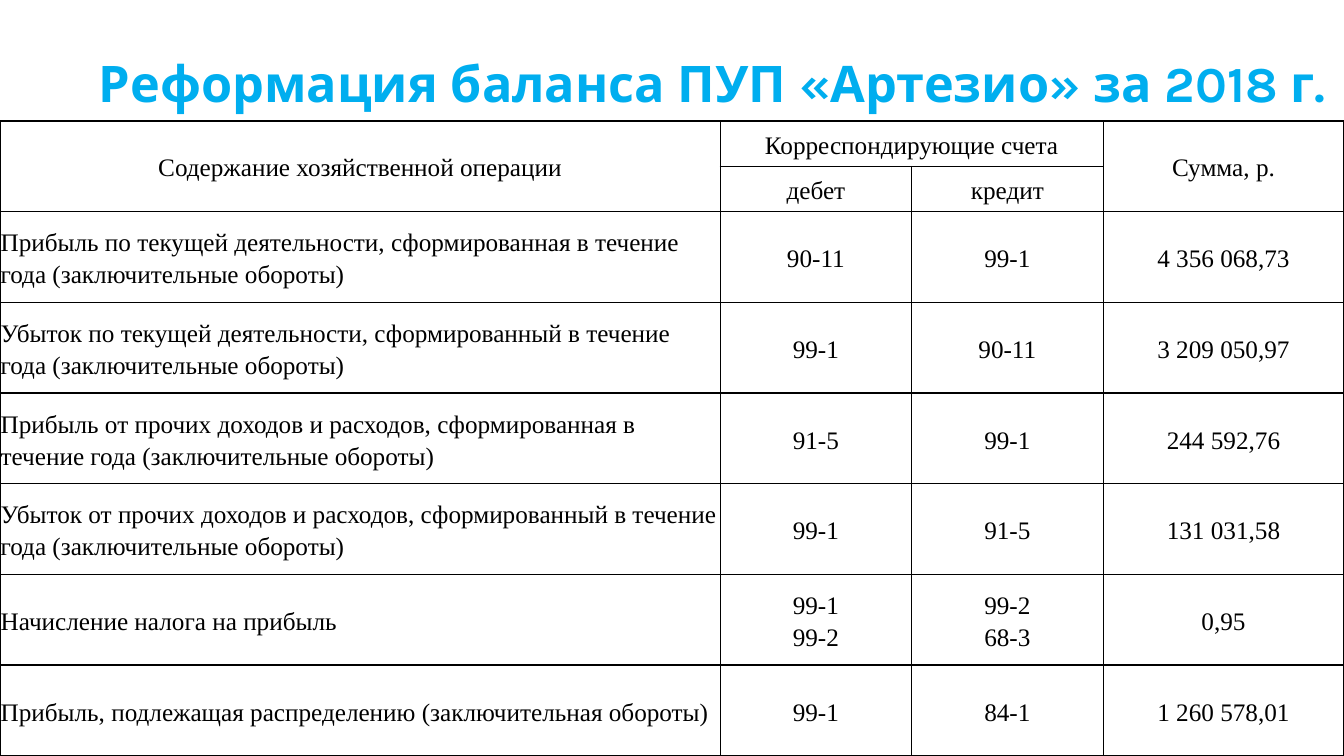
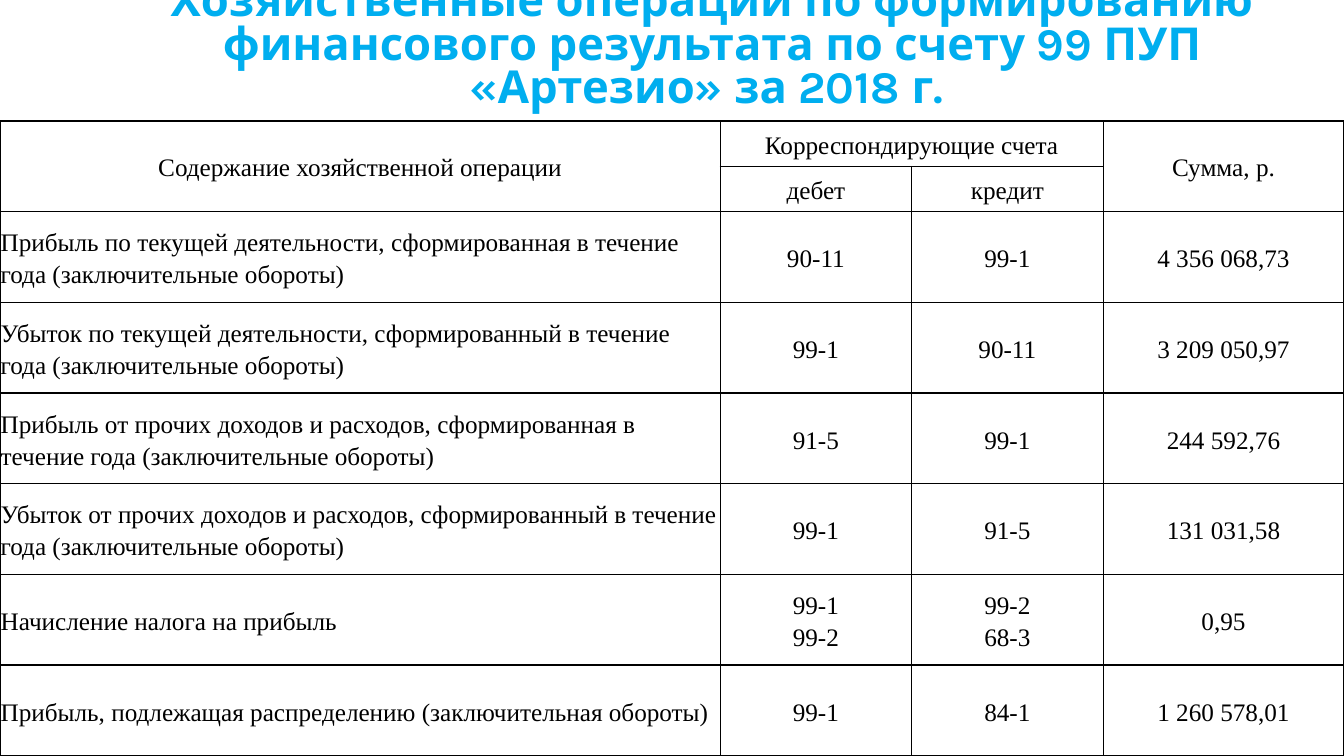
Before and after one commit to balkar20/diplom, a slide deck: slide 8 of Диплом финрезультаты.pptx (slide 7 before the commit). Drawn at 1344x756 pixels with LibreOffice and Linux fonts; fonts in the diff are those of the drawing; background and template pictures are left out. Boxes give left, top, right and bottom in pixels: in the first picture for what was removed or moved away, otherwise in the second. Text is boxed around its words. In the diff, an @@ line names an element or a change of style, - is before the commit and + after.

```diff
--- a/Диплом финрезультаты.pptx
+++ b/Диплом финрезультаты.pptx
@@ title at (171, 0, 1253, 114): text changed; size 36 to 32.4 pt @@
-Реформация баланса ПУП «Артезио» за 2018 г.
+Хозяйственные операции по формированию финансового результата по счету 99 ПУП «Артезио» за 2018 г.
```
Also in this commit, not shown: 3 other slides changed, 1 slide added, 1 other file.
